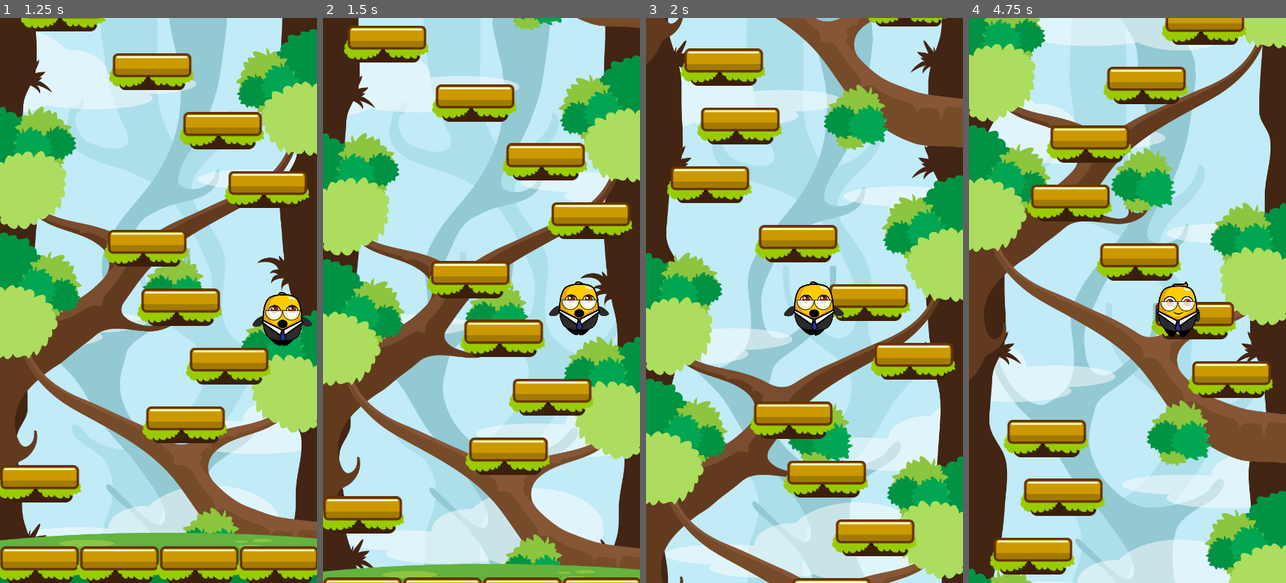
Above: before the commit, frames 1-4 (left to right).
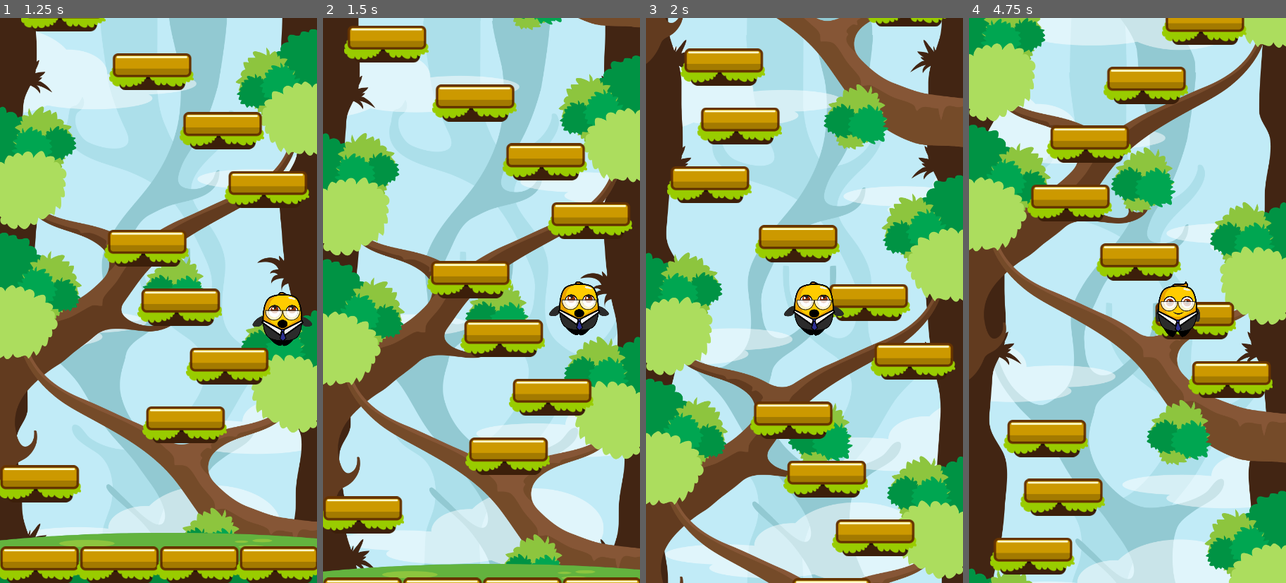
Above: after the commit, the same moments.

Repository: BlurryGames/JumperJam
Game: Godot game, scene res://scenes/main.tscn
Same seed, same stepped clock (60 frames per second), same inputs: the game is played once before the commit and once after it. The project has no main scene, so this scene is started directly.
Inputs:
- Up to frame 1 (1.25 s): hold D (MoveRight) from 0.53 s (still down)
- Up to frame 2 (1.5 s): release D (MoveRight) at 1.28 s; hold A (MoveLeft) from 1.28 s (still down)
- Up to frame 3 (2 s): keep holding A (MoveLeft)
- Up to frame 4 (4.75 s): release A (MoveLeft) at 2.03 s; hold D (MoveRight) 2.03-3.53 s; hold A (MoveLeft) from 3.53 s (still down)

Frame 1 is identical in both runs. In frame 2, less than 0.1% of the frame differs, in the area x 60-100%, y 0-3%; in frame 3, 0.4%; in frame 4, 1.6%, in the area x 0-100%, y 0-80%.

Commit message:
Section2: Mobile Gameplay / Lesson20: Better Parallax

Diff:
--- a/Scripts/Game.gd
+++ b/Scripts/Game.gd
@@ -2,6 +2,9 @@
 
 @onready var levelGenerator: LevelGenerator = $LevelGenerator
 @onready var groundSprite: Sprite2D = $GroundSprite
+@onready var parallax1: ParallaxLayer = $ParallaxBackground/ParallaxLayer
+@onready var parallax2: ParallaxLayer = $ParallaxBackground/ParallaxLayer2
+@onready var parallax3: ParallaxLayer = $ParallaxBackground/ParallaxLayer3
 
 var playerScene: PackedScene = preload("res://scenes/player.tscn")
 var cameraScene: PackedScene = preload("res://scenes/game_camera.tscn")
@@ -9,10 +12,11 @@
 var player: Player = null
 var camera: GameCamera = null
 
+var viewportSize: Vector2 = Vector2.ZERO
 var playerSpawnPosition: Vector2 = Vector2.ZERO
 
 func _ready()-> void:
-	var viewportSize: Vector2 = get_viewport_rect().size
+	viewportSize = get_viewport_rect().size
 
 	var playerSpawnPositionOffsetY: float = 135.0
 	playerSpawnPosition.x = viewportSize.x * 0.5
@@ -20,6 +24,10 @@
 
 	groundSprite.global_position.x = viewportSize.x * 0.5
 	groundSprite.global_position.y = viewportSize.y
+
+	setupParallaxLayer(parallax1)
+	setupParallaxLayer(parallax2)
+	setupParallaxLayer(parallax3)
 
 	newGame()
 
@@ -29,6 +37,22 @@
 		get_tree().quit()
 	elif Input.is_action_just_pressed("Reset"):
 		get_tree().reload_current_scene()
+
+func getParallaxSpriteScale(parallaxSprite: Sprite2D)-> Vector2:
+	var parallaxTexture: Texture2D = parallaxSprite.get_texture()
+	var parallaxTextureWidth: int = parallaxTexture.get_width()
+
+	var scale: float = viewportSize.x / parallaxTextureWidth
+	var result: Vector2 = Vector2(scale, scale)
+
+	return result
+
+func setupParallaxLayer(parallaxLayer: ParallaxLayer)-> void:
+	var parallaxSprite: Sprite2D = parallaxLayer.find_child("Sprite2D")
+	if parallaxSprite:
+		parallaxSprite.scale = getParallaxSpriteScale(parallaxSprite)
+		var mirroringY: float = parallaxSprite.scale.y * parallaxSprite.get_texture().get_height()
+		parallaxLayer.motion_mirroring.y = mirroringY
 
 func newGame()-> void:
 	player = playerScene.instantiate()
--- a/scenes/game.tscn
+++ b/scenes/game.tscn
@@ -10,14 +10,6 @@
 [node name="Game" type="Node2D"]
 script = ExtResource("1_q20c5")
 
-[node name="LevelGenerator" parent="." instance=ExtResource("3_fq21a")]
-
-[node name="GroundSprite" type="Sprite2D" parent="."]
-z_index = -10
-scale = Vector2(1, 0.7)
-texture = ExtResource("3_hveuc")
-offset = Vector2(0, -61)
-
 [node name="ParallaxBackground" type="ParallaxBackground" parent="."]
 
 [node name="ParallaxLayer" type="ParallaxLayer" parent="ParallaxBackground"]
@@ -25,7 +17,6 @@
 motion_mirroring = Vector2(0, 1935)
 
 [node name="Sprite2D" type="Sprite2D" parent="ParallaxBackground/ParallaxLayer"]
-scale = Vector2(0.675, 0.675)
 texture = ExtResource("4_5serr")
 centered = false
 
@@ -34,7 +25,6 @@
 motion_mirroring = Vector2(0, 1935)
 
 [node name="Sprite2D" type="Sprite2D" parent="ParallaxBackground/ParallaxLayer2"]
-scale = Vector2(0.675, 0.675)
 texture = ExtResource("5_qqi1m")
 centered = false
 
@@ -43,6 +33,13 @@
 motion_mirroring = Vector2(0, 1935)
 
 [node name="Sprite2D" type="Sprite2D" parent="ParallaxBackground/ParallaxLayer3"]
-scale = Vector2(0.675, 0.675)
 texture = ExtResource("6_00m6l")
 centered = false
+
+[node name="LevelGenerator" parent="." instance=ExtResource("3_fq21a")]
+
+[node name="GroundSprite" type="Sprite2D" parent="."]
+z_index = -10
+scale = Vector2(1, 0.7)
+texture = ExtResource("3_hveuc")
+offset = Vector2(0, -61)
